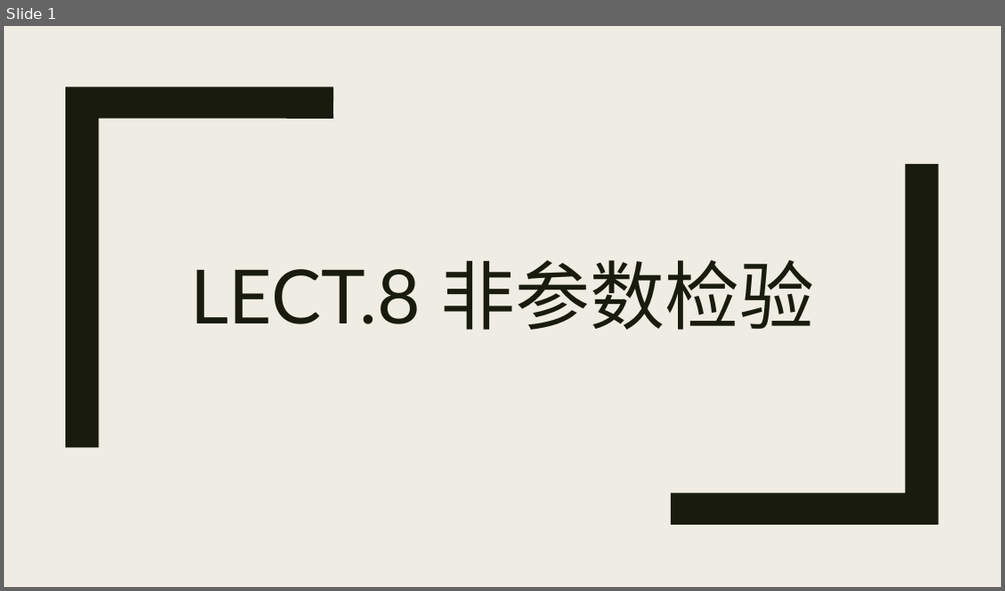
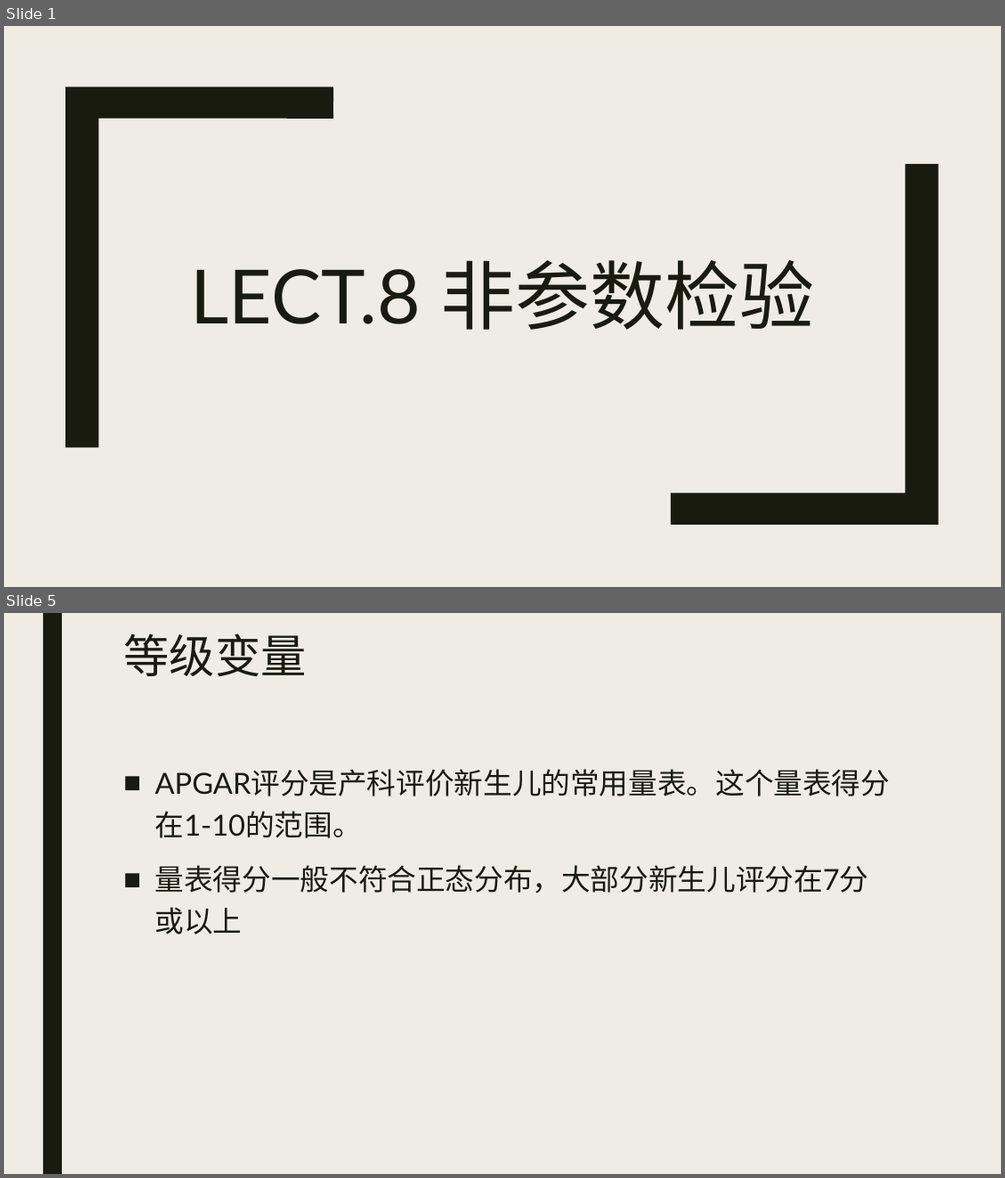
Before and after one commit to beneon/medstat, a slide deck: lect-8/非参数检验.pptx. Shown one above the other, each under a label of ours: slide 1 before the commit, slides 1 and 5 after it; the slides between them are not shown. The pictures are 1005x591 and 1005x1178 pixels, drawn with LibreOffice and Linux fonts; fonts in the diff are those of the drawing. Boxes give left, top, right and bottom in pixels: in the first picture for what was removed or moved away, otherwise in the second. Text is boxed around its words. In the diff, an @@ line names an element or a change of style, - is before the commit and + after.

```diff
--- a/lect-8/非参数检验.pptx
+++ b/lect-8/非参数检验.pptx
@@ slide 5 added at bbox=[4, 613, 1001, 1174], background #EFEDE3 @@
@@ rectangle added at bbox=[43, 613, 62, 1174], fill #191B0E @@
@@ title added at bbox=[123, 633, 306, 676], 44 pt, text #191B0E @@
+等级变量
@@ text added at bbox=[155, 769, 890, 893], 28 pt, text #191B0E @@
+■ APGAR评分是产科评价新生儿的常用量表。这个量表得分在1-10的范围。
+■ 量表得分一般不符合正态分布，大部分新生儿评分在7分或以上
```
Also in this commit, not shown: 4 other slides added.
